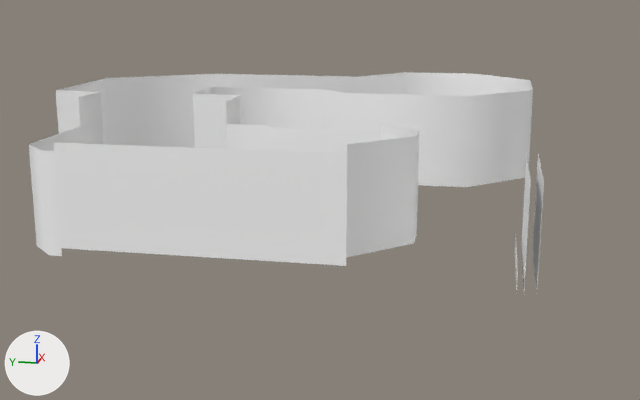
A saved change to the glTF model Models/level-6-tree-wall.glb.
Rendered twice from a camera (50 mm lens) standing at (-207.7, -28.4, 67.7) and looking at (33.1, 19.7, 7.5). Lighting does not change. The marker at lower left points along +X, +Y and +Z. The first picture is the older version.

Names of what the first picture shows: 'level-6-tree-wall'.
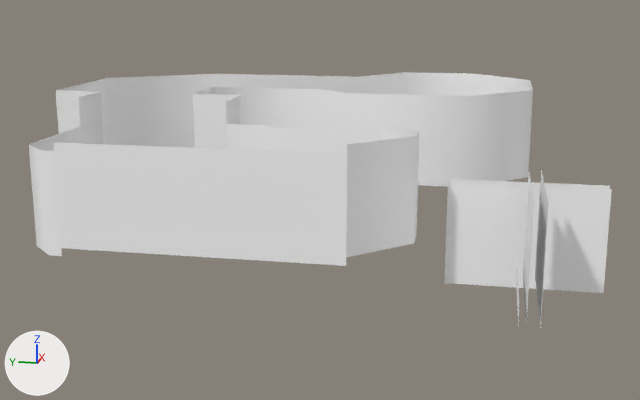
Commit message: working on level 6

What differs and where, as boxes [x1, y1, x2, y2] in the pictures (640 x 400 px; the box of a moved part takes in the faces that stretch with it):
'level-6-tree-wall', reshaped (13% wider, 17% taller): before [29, 72, 544, 291]; after [29, 72, 612, 328]
part 1 of me_level_6_tree_wall, moved or reshaped: before [521, 155, 531, 288]; after [523, 172, 534, 326]
part 2 of me_level_6_tree_wall, moved or reshaped: before [532, 155, 544, 291]; after [535, 169, 549, 328]
part 3 of me_level_6_tree_wall, moved or reshaped: before [515, 237, 518, 290]; after [516, 262, 519, 322]
part 4 of me_level_6_tree_wall, added: after [444, 179, 612, 293]

The change, as a list of edits to the scene's bpy script:
```text
Change me_level_6_tree_wall:
    used by ob_level_6_tree_wall; location = (0.0, 0.0, 0.0)
    verts and faces of me_level_6_tree_wall; kept vertices keep their numbers, new ones are numbered from 74
    remove me_level_6_tree_wall.from_pydata(...)  # 74 vertices, 58 faces; spans x -17.5..105.0, y -39.1..98.0, z 0.0..37.0
    add me_level_6_tree_wall.from_pydata(...)  # 82 vertices, 62 faces; spans x -35.3..105.0, y -56.0..98.0, z -6.0..37.0
    me_level_6_tree_wall part 1: the loose piece of 4 vertices spanning x -15.3..19.3, y -36.3, z 0.0..26.0 is moved by (-20.0, 0.0, 0.0)
    me_level_6_tree_wall part 2: the loose piece of 4 vertices spanning x -15.3..19.3, y -39.1, z 0.0..26.0 is moved by (-20.0, 0.0, 0.0)
    me_level_6_tree_wall part 3: the loose piece of 4 vertices spanning x -15.3..19.3, y -34.7, z 0.0..5.0 is moved by (-20.0, 0.0, 0.0)
    me_level_6_tree_wall part 4
    add verts[74] = (11.0, -56.0, -6.0)
    add verts[75] = (11.0, -56.0, 20.0)  # pixel (609, 185)
    add verts[76] = (7.0, -56.0, -6.0)  # pixel (603, 293)
    add verts[77] = (7.0, -56.0, 20.0)  # pixel (611, 189)
    add for new, old in zip([*range(78, 82)], [*range(74, 78)]): verts[new] = verts[old] + (0.0, 38.5, 0.0)
    add faces += [(75, 78, 79), (74, 78, 75), (77, 80, 81), (76, 80, 77)]
```
